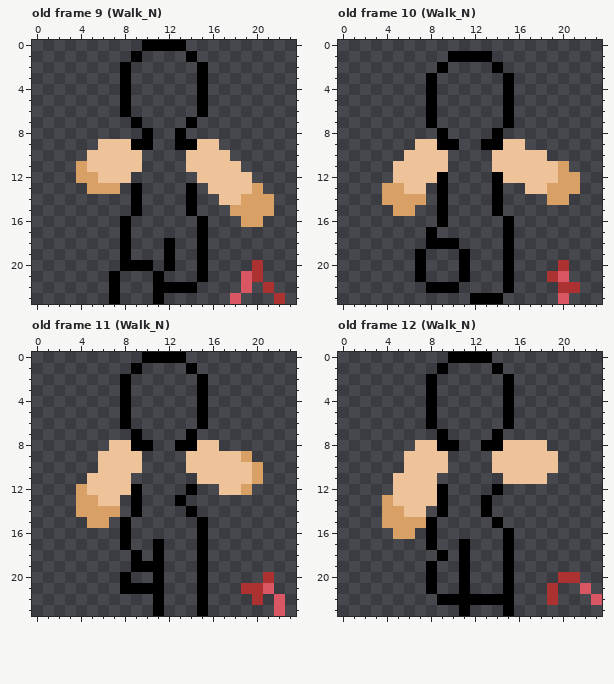
Two versions of one pixel-art file, The Curious Life of Eden/Assets/Sprites/EdenSprites.aseprite. The picture above is the old version.
24x24 pixels, 25 frames. Shown: old frame 9 (Walk_N), old frame 10 (Walk_N), old frame 11 (Walk_N), old frame 12 (Walk_N). The commit also changed other frames, which this record leaves out.
After:
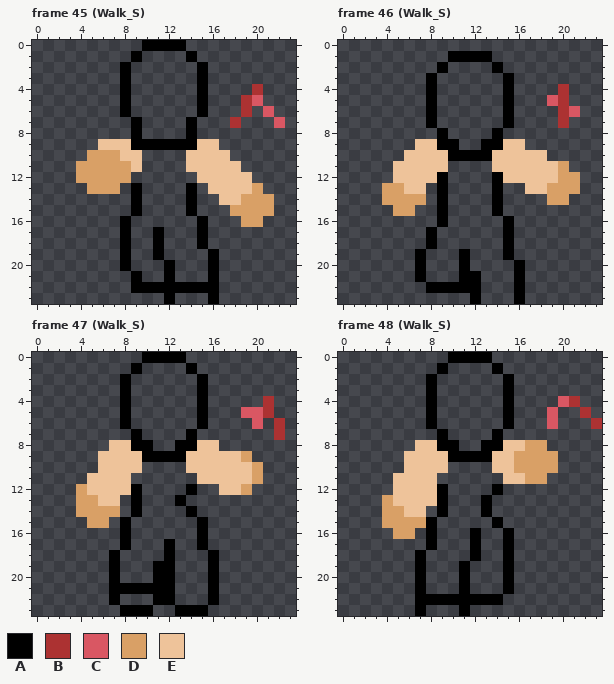
Palette (. is transparent): A #000000  B #ac3232  C #d95763  D #d9a066  E #eec39a
A new or re-ordered frame is compared with the old frame closest to it.
The edit:
frames 25 -> 72
layer "Sketch/Sketch_Legs" added
layer "Sketch/Sketch_Torso" added
layer "Sketch/Sketch_Arm" added
layer "Sketch/Sketch_Head" added
layer "Sketch_Legs" removed
layer "Sketch_Torso" removed
layer "Sketch_Arm" removed
layer "Sketch_Head" removed
Frame 45 (Walk_S) is new; against old frame 9 (Walk_N):
y 4: x 20 . -> B
y 5: x 19..20 .. -> BC
y 6: x 19 . -> B; x 21 . -> C
y 7: x 18 . -> B; x 22 . -> C
y 8: x 9..10 .A -> A.; x 13..14 A. -> .A
y 9: x 11..12 .. -> AA
y 10: x 5..7 EEE -> DDD
y 11: x 5..8 EEEE -> DDDD
y 12: x 6..8 EEE -> DDD
y 17: x 11 . -> A
y 18: x 11..12 .A -> A.
y 19: x 11..12 .A -> A.; x 15..16 A. -> .A
y 20: x 9..10 AA -> ..; x 15..16 A. -> .A; x 20 B -> .
y 21: x 7 A -> .; x 9 . -> A; x 11..12 A. -> .A; x 15..16 A. -> .A; x 19..20 CB -> ..
y 22: x 7 A -> .; x 9..10 .. -> AA; x 15..16 .. -> AA; x 19 C -> .; x 21 B -> .
y 23: x 7 A -> .; x 11..12 A. -> .A; x 16 . -> A; x 18 C -> .; x 22 B -> .
Frame 46 (Walk_S) is new; against old frame 10 (Walk_N):
y 4: x 20 . -> B
y 5: x 19..20 .. -> CB
y 6: x 20..21 .. -> BC
y 7: x 20 . -> B
y 10: x 10..13 .... -> AAAA
y 18: x 9..10 AA -> ..
y 20: x 15..16 A. -> .A; x 20 B -> .
y 21: x 12 . -> A; x 15..16 A. -> .A; x 19..20 BC -> ..
y 22: x 11..12 .. -> AA; x 15..16 A. -> .A; x 20..21 BB -> ..
y 23: x 13..14 AA -> ..; x 16 . -> A; x 20 C -> .
Frame 47 (Walk_S) is new; against old frame 11 (Walk_N):
y 4: x 21 . -> B
y 5: x 19..21 ... -> CCB
y 6: x 20 . -> C; x 22 . -> B
y 7: x 22 . -> B
y 9: x 10..13 .... -> AAAA
y 17: x 11..12 A. -> .A
y 18: x 7 . -> A; x 9 A -> .; x 11..12 A. -> .A; x 15..16 A. -> .A
y 19: x 7 . -> A; x 9..10 AA -> ..; x 12 . -> A; x 15..16 A. -> .A
y 20: x 7..8 .A -> A.; x 12 . -> A; x 15..16 A. -> .A; x 21 B -> .
y 21: x 7 . -> A; x 12 . -> A; x 15..16 A. -> .A; x 19..21 BBC -> ...
y 22: x 7 . -> A; x 12 . -> A; x 15..16 A. -> .A; x 20 B -> .; x 22 C -> .
y 23: x 8..11 ...A -> AAA.; x 13..14 .. -> AA; x 22 C -> .
Frame 48 (Walk_S) is new; against old frame 12 (Walk_N):
y 4: x 20..21 .. -> CB
y 5: x 19 . -> C; x 22 . -> B
y 6: x 19 . -> C; x 23 . -> B
y 8: x 17..18 EE -> DD
y 9: x 10..13 .... -> AAAA; x 16..19 EEEE -> DDDD
y 10: x 16..19 EEEE -> DDDD
y 11: x 17..18 EE -> DD
y 16: x 12 . -> A
y 17: x 11..12 A. -> .A
y 18: x 7 . -> A; x 9 A -> .; x 11..12 A. -> .A
y 19: x 7..8 .A -> A.
y 20: x 7..8 .A -> A.; x 20..21 BB -> ..
y 21: x 7..8 .A -> A.; x 19 B -> .; x 22 C -> .
y 22: x 7..8 .. -> AA; x 15 A -> .; x 19 B -> .; x 23 C -> .
y 23: x 7 . -> A; x 15 A -> .
